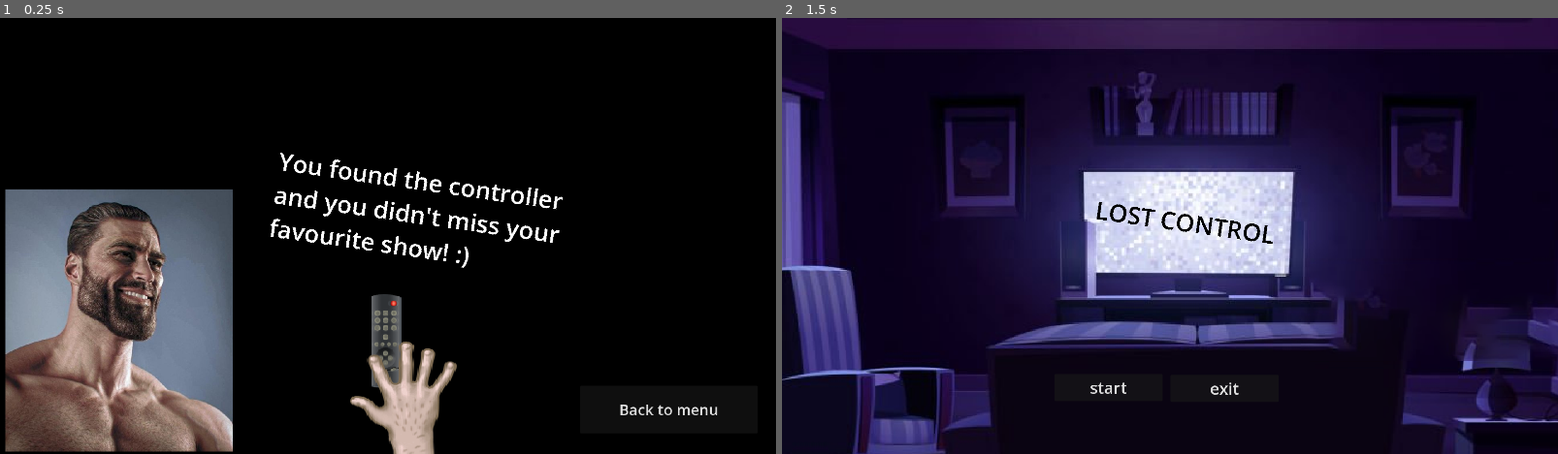
Above: before the commit, frames 1-2 (left to right).
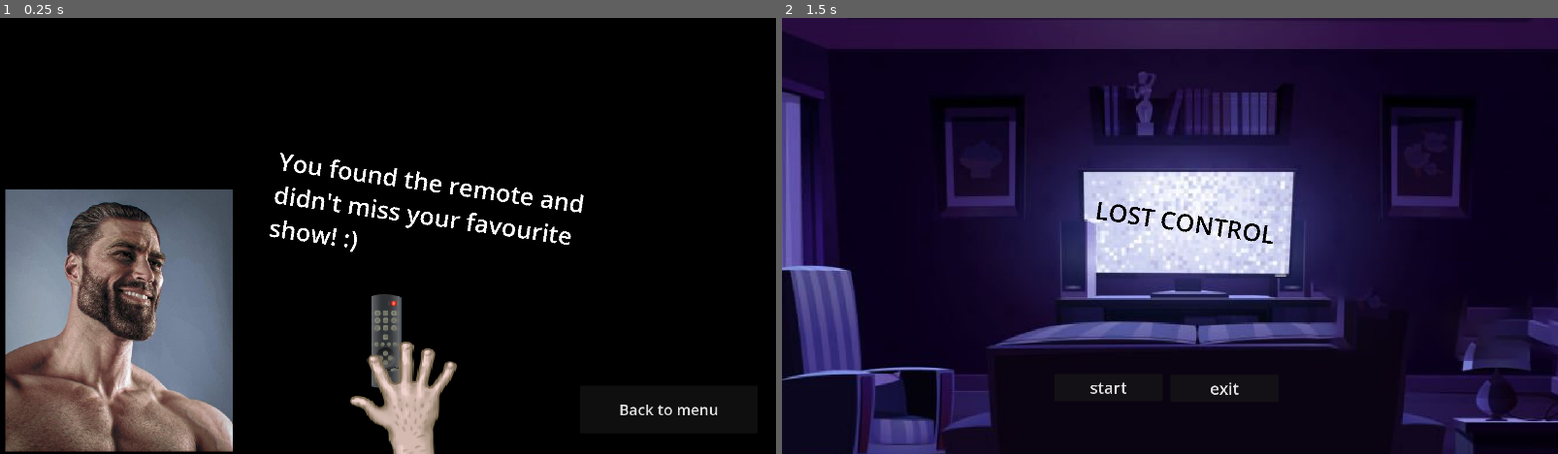
Above: after the commit, the same moments.

Repository: Hesuvius/LOST_CONTROL
Game: Godot game, scene res://Winning_scene/Win.tscn
Two runs of this game, one before a commit and one after it. Both use one fixed random seed, a clock stepped at 60 frames per second and the inputs below. This scene is started directly instead of the project's main scene.
Inputs (mouse positions are in pixels of both pictures, inside the frame that each line leads up to):
- Up to frame 1 (0.25 s): no input
- Up to frame 2 (1.5 s): tap Enter at 0.5 s; move the mouse to (1340, 214) at 0.52 s; click (1340, 214) at 0.67 s; click "Back to menu" at 1.25 s

The runs differ from the first frame. In frame 1, 1.5% of the frame differs, in the area x 34-76%, y 37-58%; in frame 2, nothing differs.

Commit message:
oikeimn kiriotus

Diff:
--- a/Lost Control/Lose_scene/Lose.tscn
+++ b/Lost Control/Lose_scene/Lose.tscn
@@ -16,7 +16,7 @@
 theme_override_colors/font_outline_color = Color(0.658824, 0, 0.643137, 1)
 theme_override_font_sizes/normal_font_size = 60
 bbcode_enabled = true
-text = "You never found your TV controller and got depressed."
+text = "You never found your remote and got depressed."
 
 [node name="MusicPlayer" type="AudioStreamPlayer" parent="."]
 stream = ExtResource("1_f46ax")
--- a/Lost Control/Winning_scene/Win.tscn
+++ b/Lost Control/Winning_scene/Win.tscn
@@ -19,7 +19,7 @@
 theme_override_colors/font_outline_color = Color(0.658824, 0, 0.643137, 1)
 theme_override_font_sizes/normal_font_size = 60
 bbcode_enabled = true
-text = "You found the controller and you didn't miss your favourite show! :)"
+text = "You found the remote and didn't miss your favourite show! :)"
 
 [node name="MusicPlayer" type="AudioStreamPlayer" parent="."]
 stream = ExtResource("1_shaoi")
